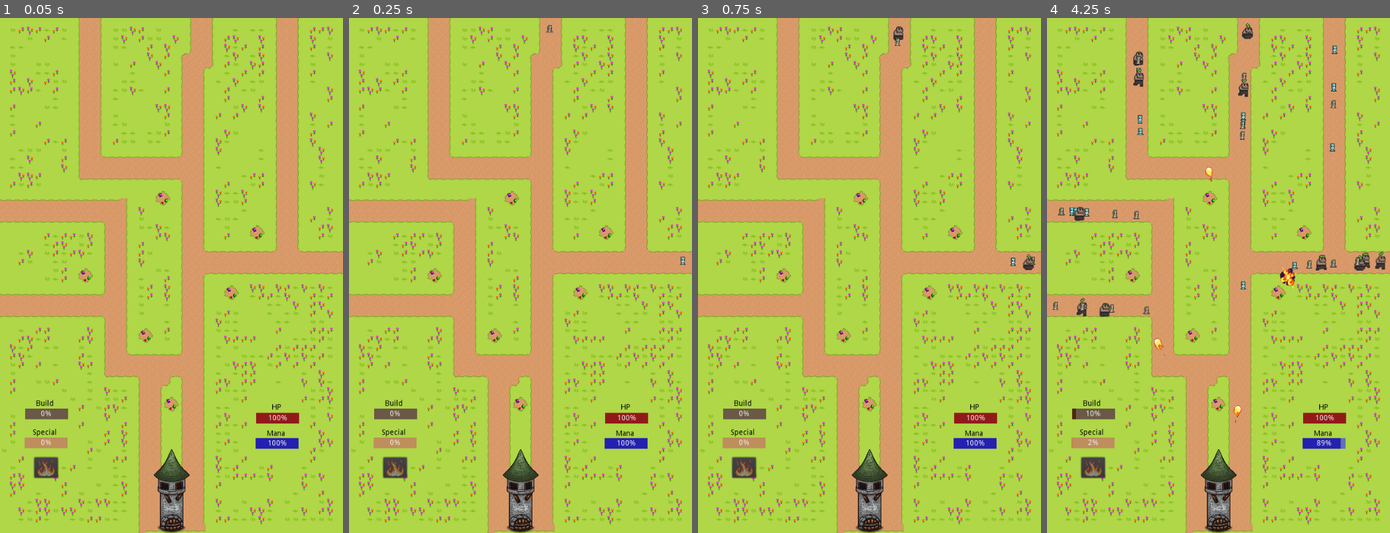
Above: before the commit, frames 1-4 (left to right).
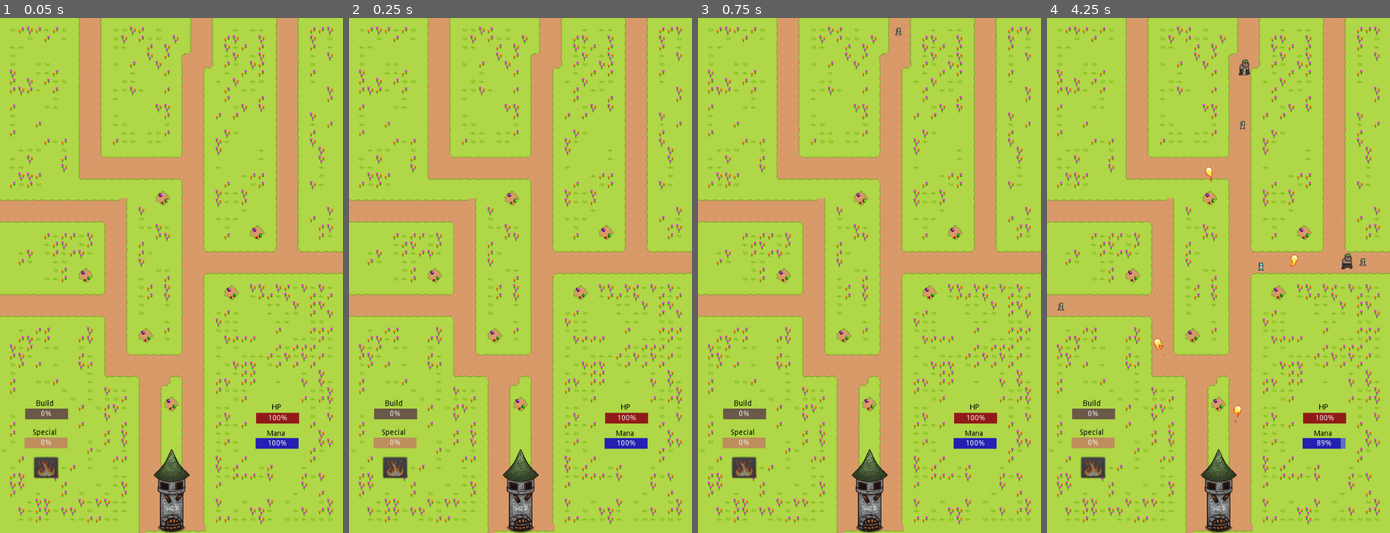
Above: after the commit, the same moments.

Repository: Bronsky91/Theren-s-Tower
Game: Godot game, scene res://scenes/Game.tscn
Two runs of this game, one before a commit and one after it. Both use one fixed random seed, a clock stepped at 60 frames per second and the inputs below. Sound files missing from this copy of the repository are replaced by a short silence.
Inputs (mouse positions are in pixels of both pictures, inside the frame that each line leads up to):
- Up to frame 1 (0.05 s): no input
- Up to frame 2 (0.25 s): no input
- Up to frame 3 (0.75 s): move the mouse to (869, 404) at 0.52 s; press the mouse at (869, 404) at 0.53 s
- Up to frame 4 (4.25 s): move the mouse to (1211, 198) at 1.27 s; release the mouse at (1211, 198) at 1.28 s; click (1211, 198) at 1.35 s; move the mouse to (1304, 234) at 2.02 s; press the mouse at (1304, 234) at 2.03 s; move the mouse to (1132, 275) at 2.77 s; release the mouse at (1132, 275) at 2.78 s; click (1132, 275) at 2.85 s; move the mouse to (1280, 290) at 3.52 s; press the mouse at (1280, 290) at 3.53 s

Frame 1 is identical in both runs. In frame 2, less than 0.1% of the frame differs, in the area x 57-99%, y 1-48%; in frame 3, 0.2%; in frame 4, 1.7%, in the area x 1-99%, y 1-84%.

Commit message:
Fix double tower build bug

Diff:
--- a/scenes/FireTower.tscn
+++ b/scenes/FireTower.tscn
@@ -164,7 +164,7 @@
 rotation = 1.5708
 scale = Vector2( 0.8, 0.6 )
 frames = SubResource( 11 )
-frame = 7
+frame = 6
 speed_scale = 2.0
 playing = true
 
--- a/scenes/Game.tscn
+++ b/scenes/Game.tscn
@@ -481,11 +481,11 @@
 wait_time = 0.5
 
 [node name="SpawnTimer" type="Timer" parent="."]
-wait_time = 0.1
+wait_time = 0.5
 autostart = true
 
 [node name="DifficultyTimer" type="Timer" parent="."]
-wait_time = 5.0
+wait_time = 30.0
 autostart = true
 
 [node name="Music" type="AudioStreamPlayer" parent="."]
--- a/scripts/FireTower.gd
+++ b/scripts/FireTower.gd
@@ -8,13 +8,14 @@
 var can_cast = true
 var hover = false
 var can_build = false
+var built = false
 
 # Called when the node enters the scene tree for the first time.
 func _ready():
 	r.connect('build_update', self, '_on_build_update')
 
 func _on_build_update(new_build_value):
-	can_build = new_build_value == 100
+	can_build = new_build_value == 100 and not built
 	$Build/Hammer.visible = can_build
 
 func _physics_process(delta):
@@ -54,6 +55,7 @@
 
 func build_tower():
 	$Build.hide()
+	built = true
 	build_animation()
 	r.subtract_build(100)
 
--- a/scripts/Game.gd
+++ b/scripts/Game.gd
@@ -56,7 +56,6 @@
 	spawn_enemy(n)
 
 func _on_DifficultyTimer_timeout():
-	print($SpawnTimer.wait_time)
 	if str($SpawnTimer.wait_time) > '0.1':
 		$SpawnTimer.wait_time -= 0.1
 
